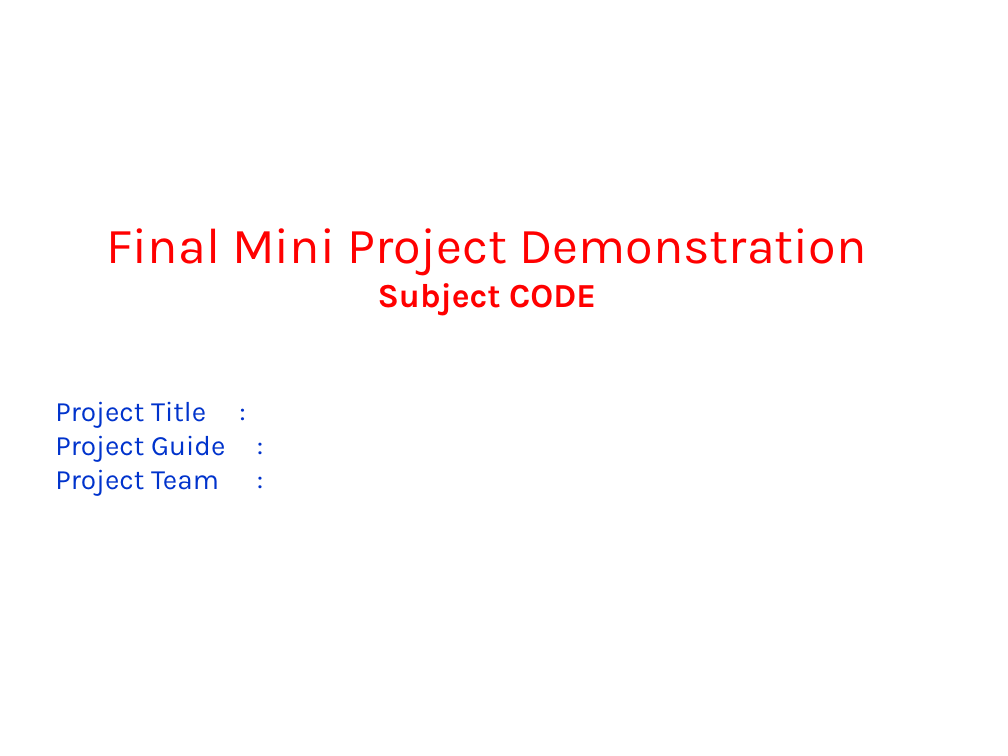
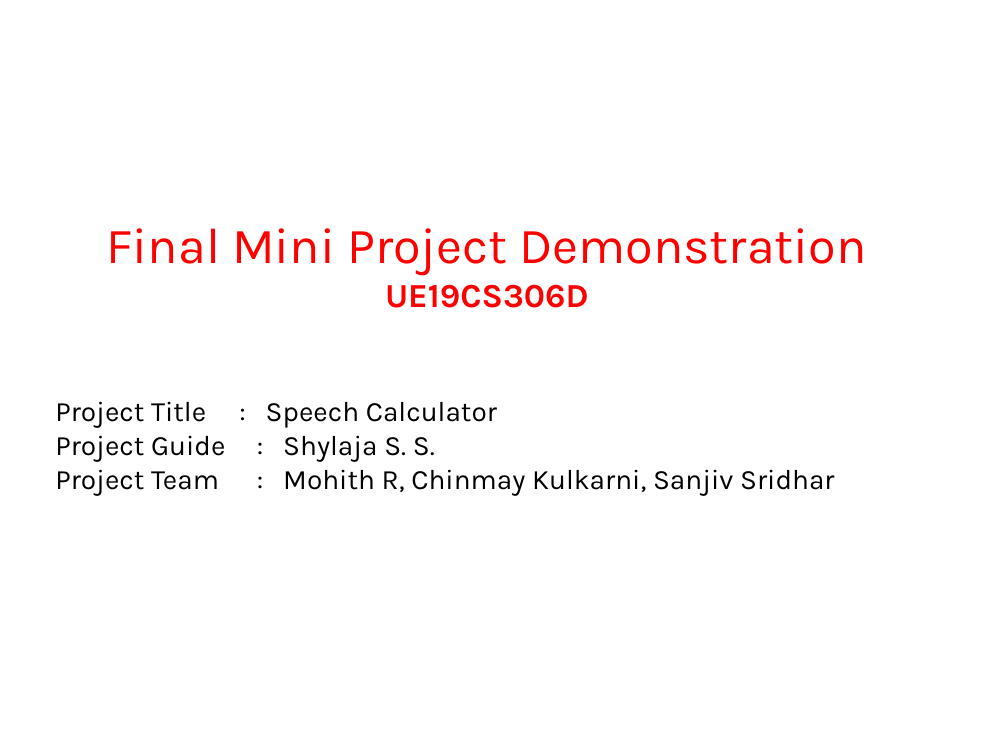
Before and after one commit to CAMKULKARNI/Speech-Calculator, a slide deck: slide 1 of other docs/speech calculator/Special Topic Mini ESA Project Demonstration Aug - Dec 2021.pptx. Drawn at 1008x756 pixels with LibreOffice and Linux fonts; fonts in the diff are those of the drawing; background and template pictures are left out. Boxes give left, top, right and bottom in pixels: in the first picture for what was removed or moved away, otherwise in the second. Text is boxed around its words. In the diff, an @@ line names an element or a change of style, - is before the commit and + after.

```diff
--- a/other docs/speech calculator/Special Topic Mini ESA Project Demonstration Aug - Dec 2021.pptx
+++ b/other docs/speech calculator/Special Topic Mini ESA Project Demonstration Aug - Dec 2021.pptx
@@ text at [385,284,589,308]: text changed @@
-Subject CODE
+UE19CS306D
@@ text at [55,401,834,496]: text changed; text colour #0033CC to #000000 @@
-Project Title :
-Project Guide :
-Project Team :
+Project Title : Speech Calculator
+Project Guide : Shylaja S. S.
+Project Team : Mohith R, Chinmay Kulkarni, Sanjiv Sridhar
```
Also in this commit, not shown: 1 other slide changed, 9 slides added, 5 slides removed, 4 other files.
